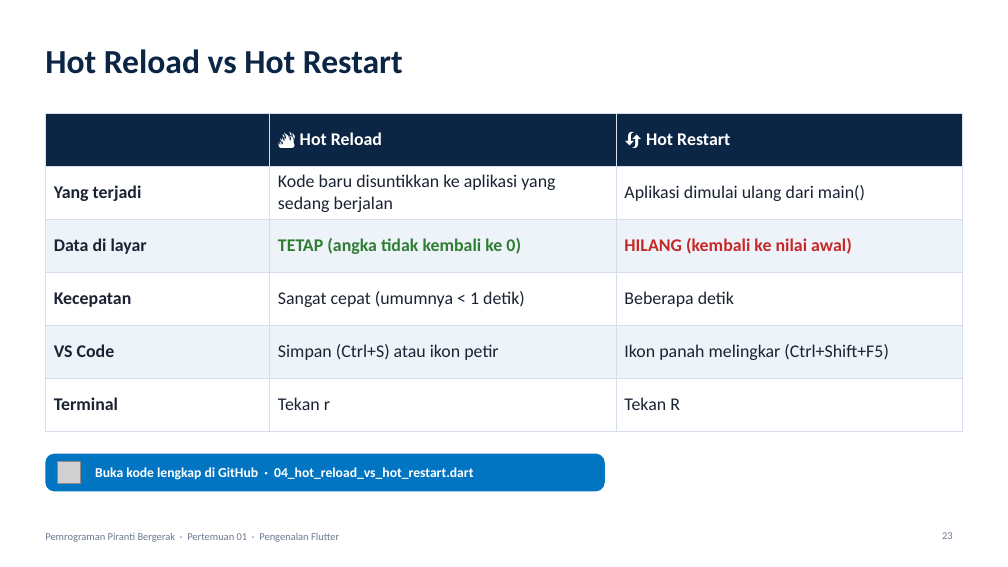
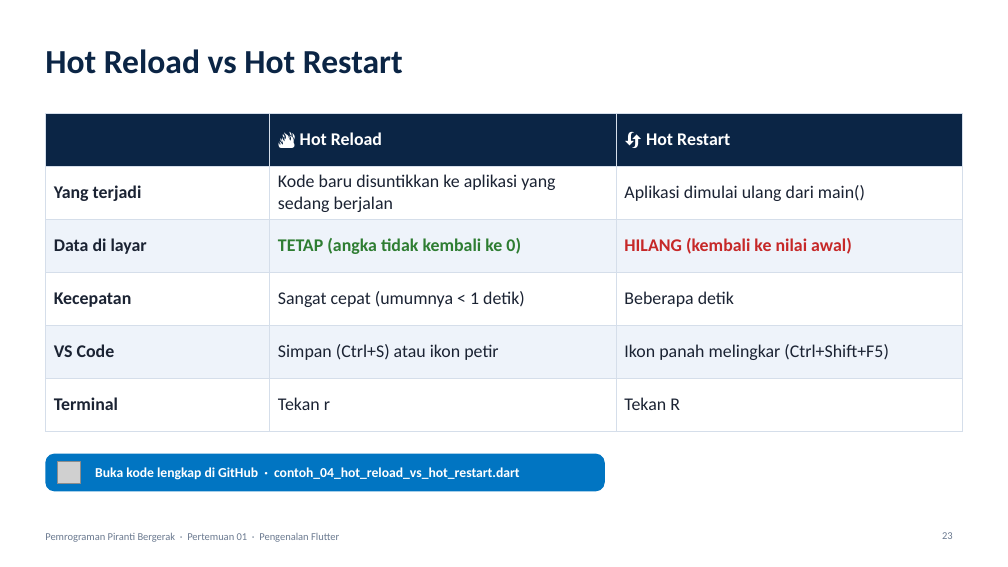
Before and after one commit to antonprafanto/mobile2026, a slide deck: slide 23 of pertemuan_01_pengenalan_flutter/slide/PERTEMUAN_01_Pengenalan_Flutter.pptx. Drawn at 1008x567 pixels with LibreOffice and Linux fonts; fonts in the diff are those of the drawing; grey boxes stand for pictures. Boxes give left, top, right and bottom in pixels: in the first picture for what was removed or moved away, otherwise in the second. Text is boxed around its words. In the diff, an @@ line names an element or a change of style, - is before the commit and + after.

```diff
--- a/pertemuan_01_pengenalan_flutter/slide/PERTEMUAN_01_Pengenalan_Flutter.pptx
+++ b/pertemuan_01_pengenalan_flutter/slide/PERTEMUAN_01_Pengenalan_Flutter.pptx
@@ text in rounded rectangle at (95,467,520,480): text changed @@
-Buka kode lengkap di GitHub · 04_hot_reload_vs_hot_restart.dart
+Buka kode lengkap di GitHub · contoh_04_hot_reload_vs_hot_restart.dart
```
Also in this commit, not shown: 5 other slides changed, 32 other files.
